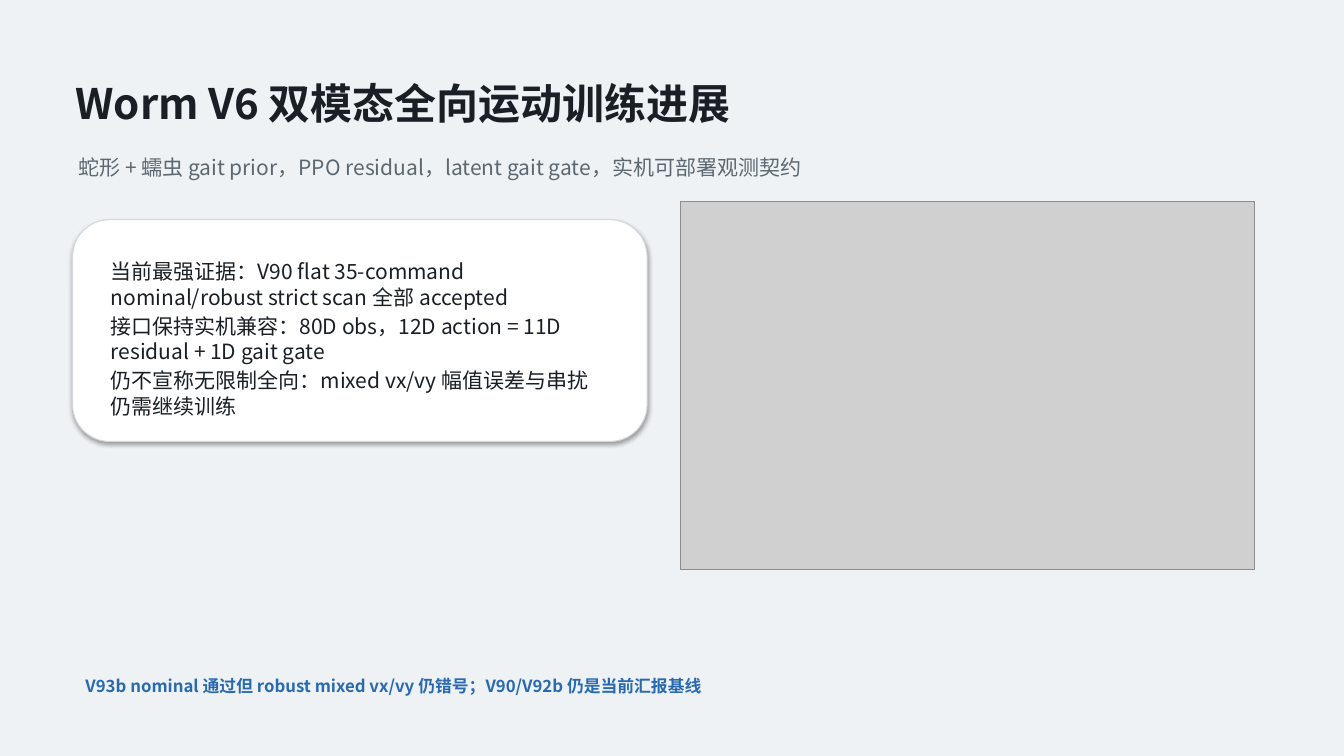
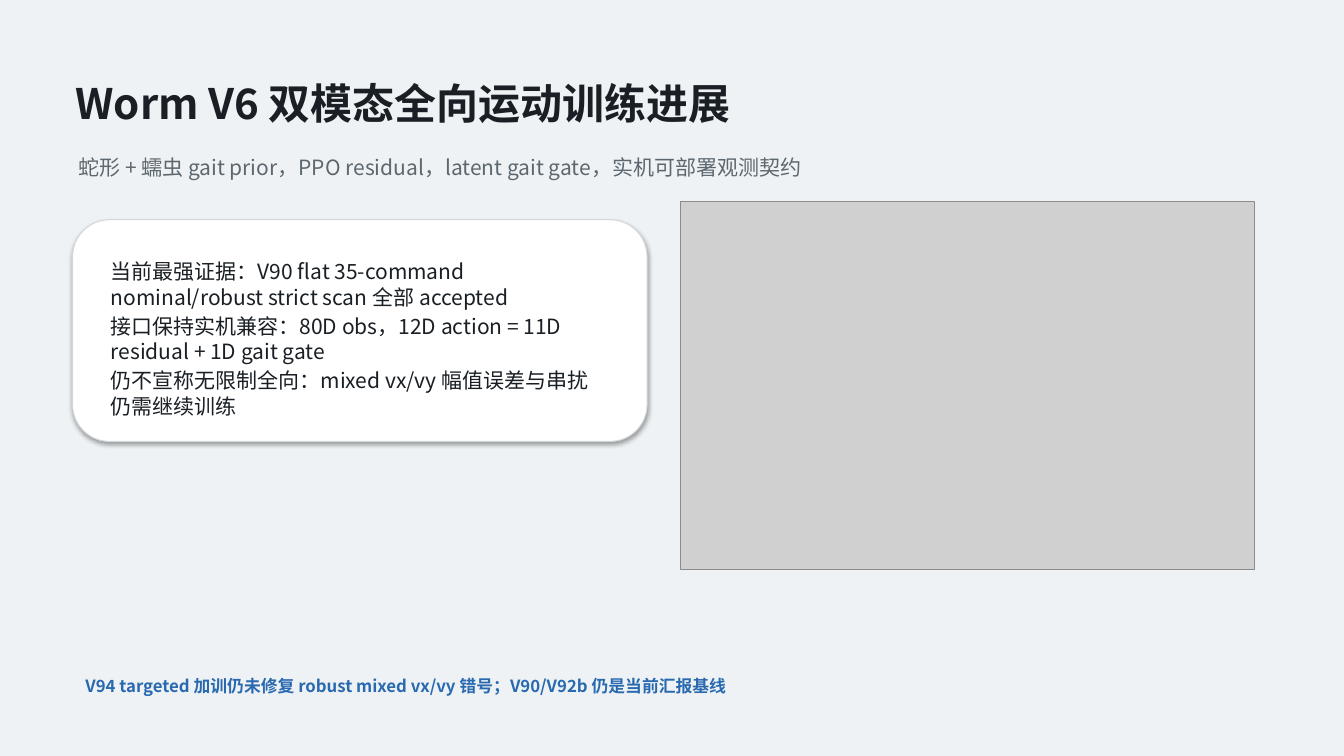
Before and after one commit to Kitjesen/worm-sim, a slide deck: slide 1 of record/current/worm_v6_advisor_update_ppt/worm_v6_advisor_update_20260603.pptx. Drawn at 1344x756 pixels with LibreOffice and Linux fonts; fonts in the diff are those of the drawing; grey boxes stand for pictures. Boxes give left, top, right and bottom in pixels: in the first picture for what was removed or moved away, otherwise in the second. Text is boxed around its words. In the diff, an @@ line names an element or a change of style, - is before the commit and + after.

Commit message:
Record robust hardcase training outcome
Constraint: V94 trained and scanned on the remote server with robust sensor noise, one-step action delay, and 0.9 action saturation while preserving the 80D/12D deployable ABI.
Rejected: Continuing the same robust-forward-left curriculum as a success path | V94 robust best/final still fail the mixed_vx_vy planar sign counterexample.
Confidence: medium
Scope-risk: narrow
Directive: Next repair should change the mixed vx/vy mechanism or staged residual constraints instead of only adding more timesteps to the same curriculum.
Tested: python scripts/create_worm_v6_advisor_update_ppt.py; python -m pytest src/v6/test_summarize_scan_acceptance_v6.py src/v6/test_reward_contract_v6.py src/v6/test_deployable_obs_v6.py src/v6/test_omni_eval_metrics_v6.py src/v6/test_visual_steel_strip_geometry_v6.py; git diff --check on touched paths.
Not-tested: New V94 videos were not recorded; this commit contains strict scan evidence and the updated advisor PPT.

```diff
--- a/record/current/worm_v6_advisor_update_ppt/worm_v6_advisor_update_20260603.pptx
+++ b/record/current/worm_v6_advisor_update_ppt/worm_v6_advisor_update_20260603.pptx
@@ text at (x1=85, y1=677, x2=726, y2=696): text changed @@
-V93b nominal 通过但 robust mixed vx/vy 仍错号；V90/V92b 仍是当前汇报基线
+V94 targeted 加训仍未修复 robust mixed vx/vy 错号；V90/V92b 仍是当前汇报基线
```
Also in this commit, not shown: 3 other slides changed, 27 other files.
